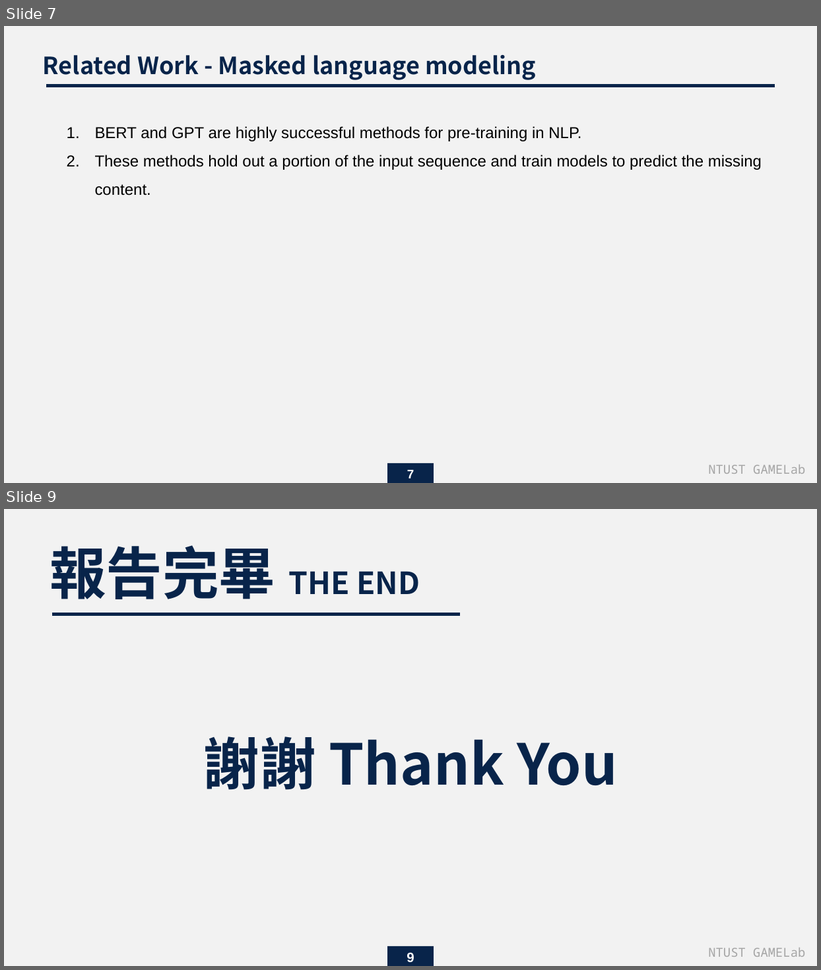
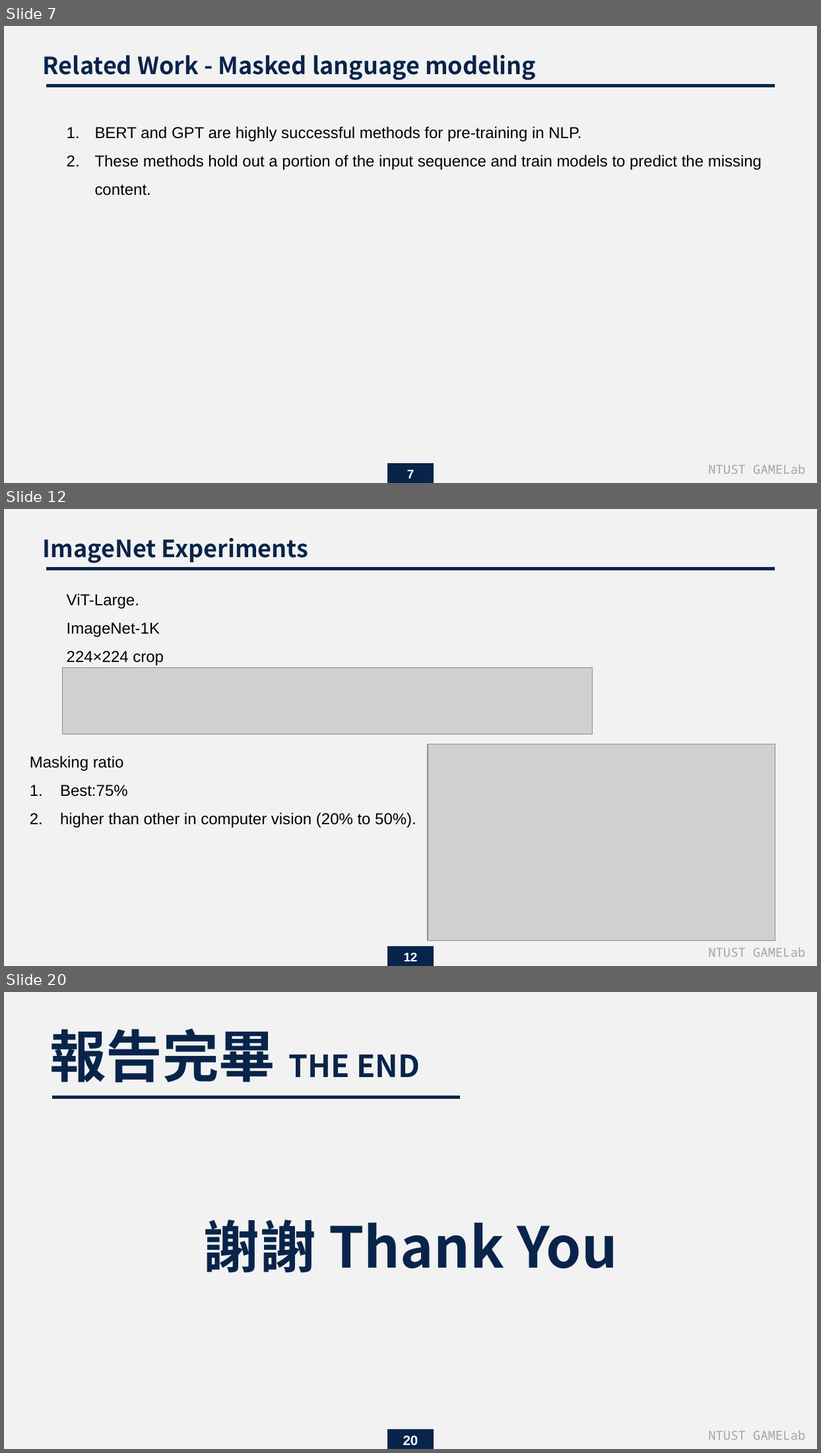
Before and after one commit to endman100/paper-, a slide deck: Masked Autoencoders Are Scalable Vision Learners.pptx. Shown one above the other, each under a label of ours: slides 7 and 9 before the commit, slides 7, 12 and 20 after it; the slides between them are not shown. The pictures are 821x970 and 821x1453 pixels, drawn with LibreOffice and Linux fonts; fonts in the diff are those of the drawing; grey boxes stand for pictures. Boxes give left, top, right and bottom in pixels: in the first picture for what was removed or moved away, otherwise in the second. Text is boxed around its words. In the diff, an @@ line names an element or a change of style, - is before the commit and + after.

```diff
--- a/Masked Autoencoders Are Scalable Vision Learners.pptx
+++ b/Masked Autoencoders Are Scalable Vision Learners.pptx
@@ slide 12 added at (x1=4, y1=509, x2=817, y2=966), background #F2F2F2 @@
@@ text added at (x1=43, y1=538, x2=308, y2=563), 21 pt, text #08244A, bold @@
+ImageNet Experiments
@@ line added from (775, 569) to (46, 569), #08244A 3 pt @@
@@ text added at (x1=67, y1=593, x2=164, y2=665), 14 pt, text #000000 @@
+ViT-Large.
+ImageNet-1K
+224×224 crop
@@ picture added at (x1=63, y1=667, x2=593, y2=734) @@
@@ picture added at (x1=428, y1=744, x2=775, y2=941) @@
@@ text added at (x1=30, y1=756, x2=416, y2=828), 14 pt, text #000000 @@
+Masking ratio
+1. Best:75%
+2. higher than other in computer vision (20% to 50%).
@@ rectangle added at (x1=388, y1=947, x2=434, y2=966), fill #08244A @@
@@ page number added at (x1=404, y1=953, x2=418, y2=962), 11 pt, text #FFFFFF, bold @@
+12
@@ text added at (x1=708, y1=948, x2=805, y2=957), 11 pt, text #A5A5A5 @@
+NTUST GAMELab
@@ what was slide 9 is now slide 20 @@
@@ page number at (x1=403, y1=1436, x2=418, y2=1446): text changed @@
-9
+20
```
Also in this commit, not shown: 2 slides changed, 10 other slides added.
